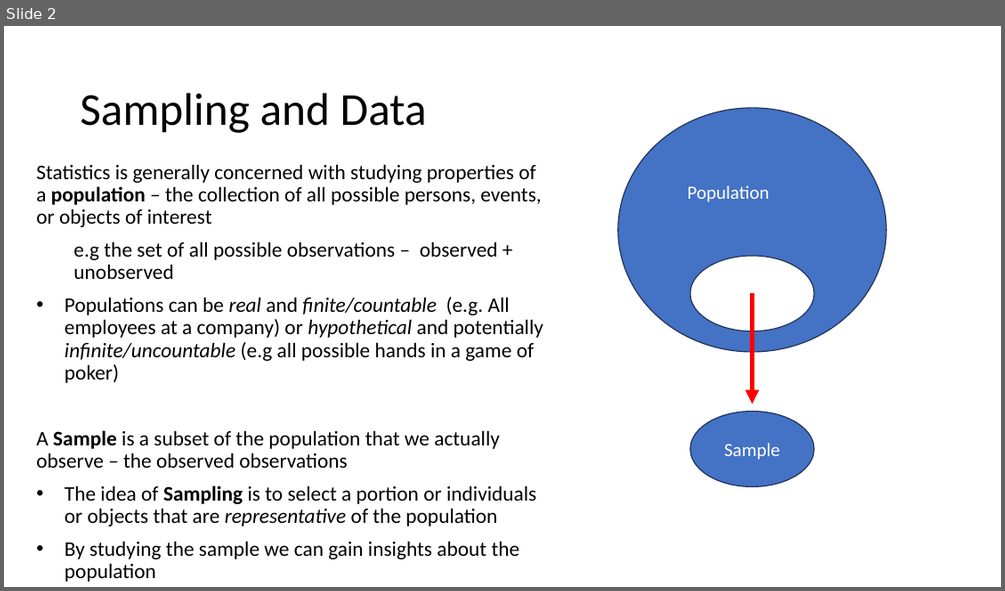
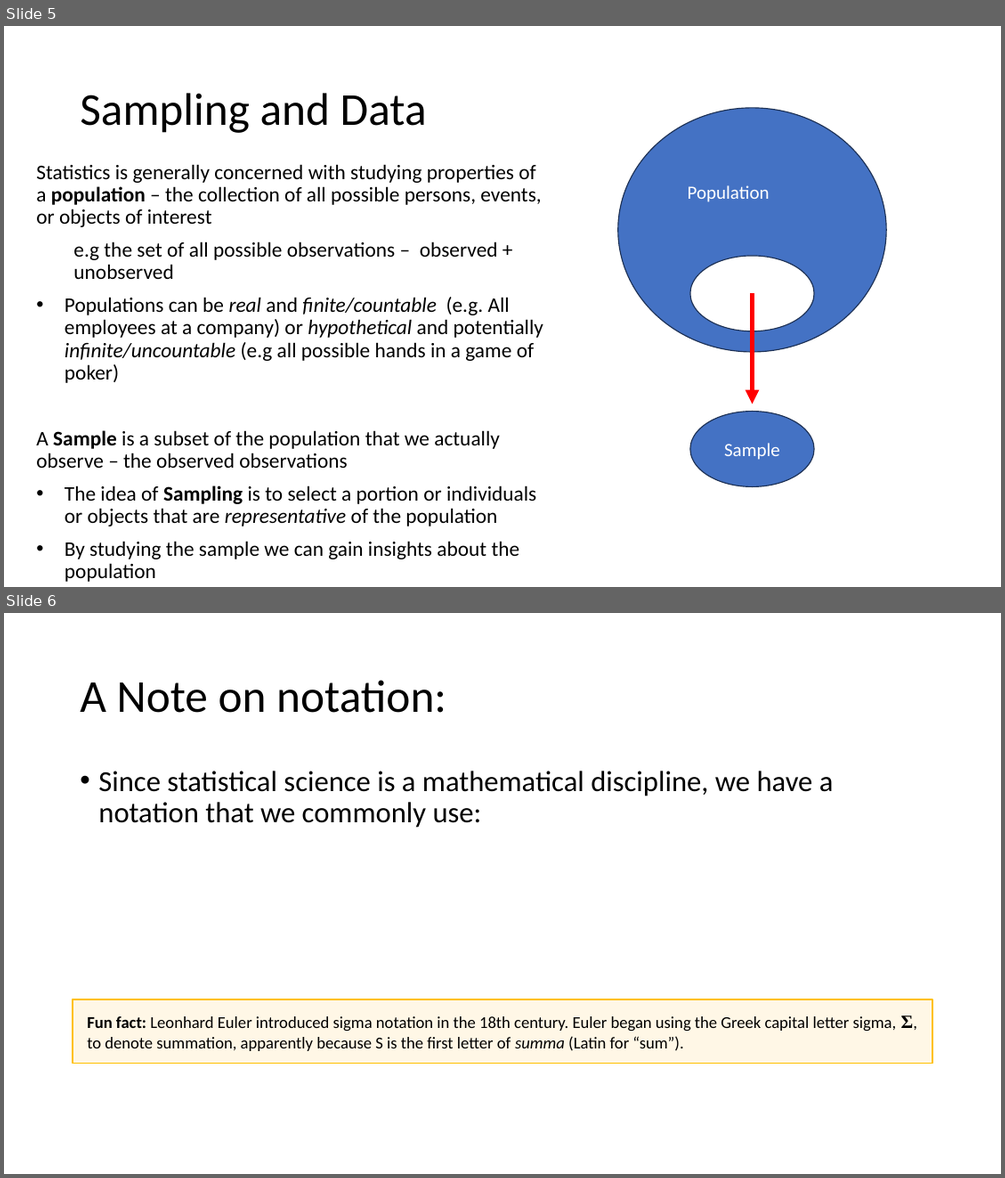
Before and after one commit to Jarred6068/Kvamme_UI_STAT251, a slide deck: docs/lecture_slides/Week 1/Week1_Lecture2_Slides_1_12_2024.pptx. Shown one above the other, each under a label of ours: slide 2 before the commit, slides 5 and 6 after it. The pictures are 1005x591 and 1005x1178 pixels, drawn with LibreOffice and Linux fonts; fonts in the diff are those of the drawing. Boxes give left, top, right and bottom in pixels: in the first picture for what was removed or moved away, otherwise in the second. Text is boxed around its words. In the diff, an @@ line names an element or a change of style, - is before the commit and + after.

```diff
--- a/docs/lecture_slides/Week 1/Week1_Lecture2_Slides_1_12_2024.pptx
+++ b/docs/lecture_slides/Week 1/Week1_Lecture2_Slides_1_12_2024.pptx
@@ slide 6 added at [4, 613, 1001, 1174], background #FFFFFF @@
@@ title added at [80, 680, 446, 713], 44 pt, text #000000 @@
+A Note on notation:
@@ text added at [98, 771, 833, 827], 28 pt, text #000000 @@
+• Since statistical science is a mathematical discipline, we have a notation that we commonly use:
@@ rectangle added at [73, 999, 933, 1063], fill #FFF7E6, outline #FFC000 1.5 pt, 16 pt, text #000000 @@
+Fun fact: Leonhard Euler introduced sigma notation in the 18th century. Euler began using the Greek capital letter sigma, Σ, to denote summation, apparently because S is the first letter of summa (Latin for “sum”).
@@ what was slide 2 is now slide 5 @@
```
Also in this commit, not shown: 2 slides changed, 3 other slides added, 25 other files.
